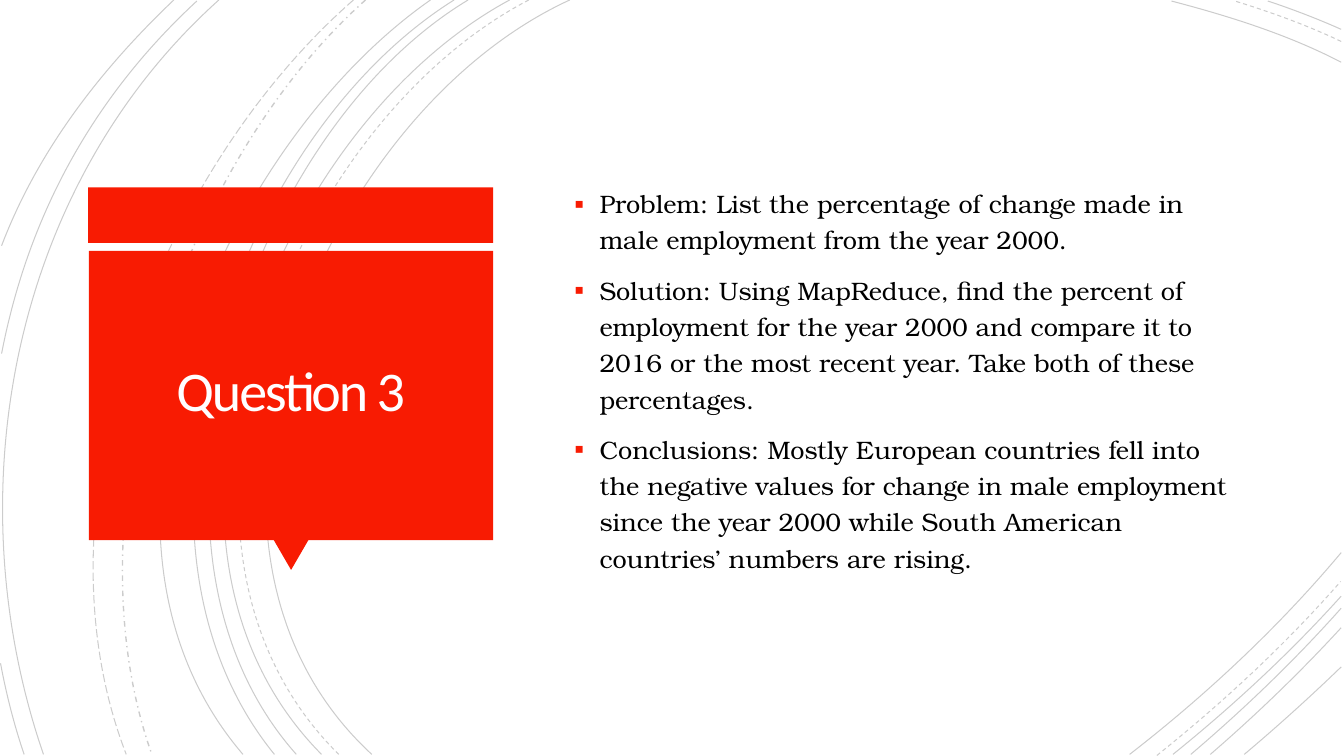
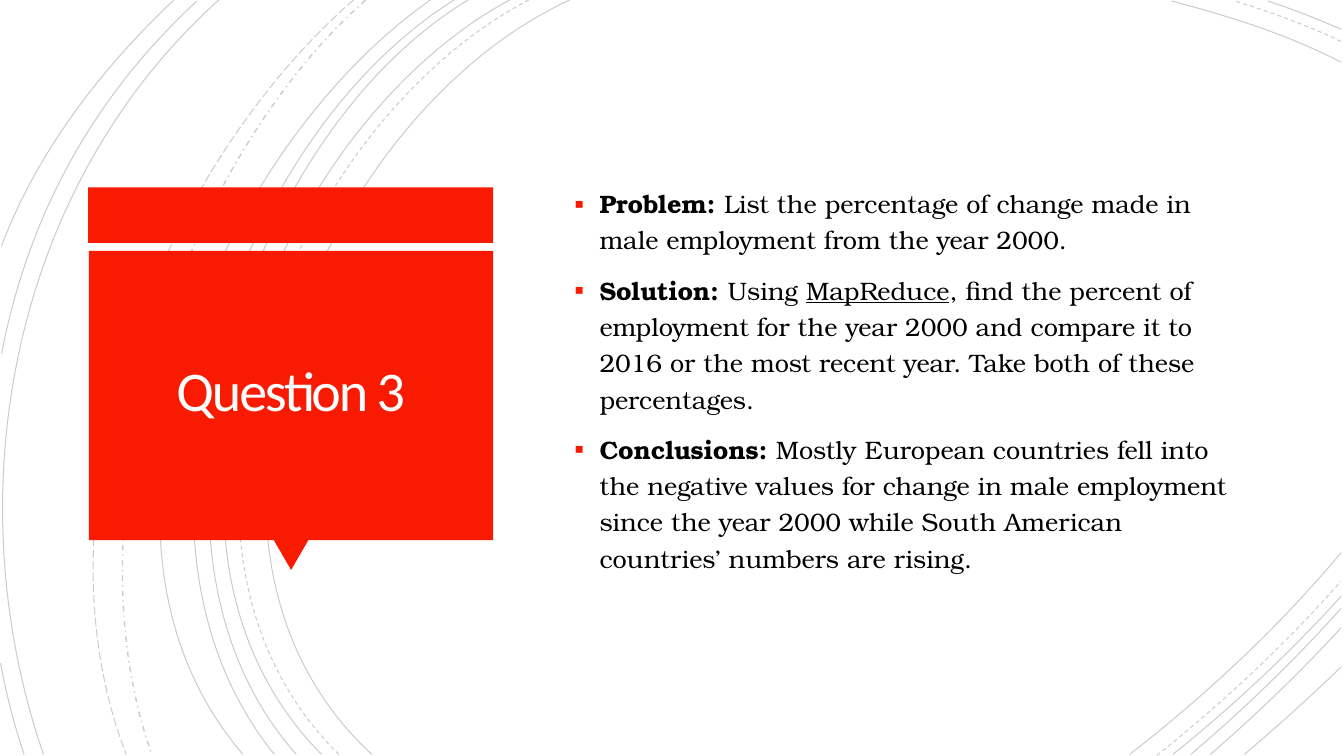
Before and after one commit to cordellsl/Project2, a slide deck: slide 4 of Project 2 Presentation.pptx. Drawn at 1344x756 pixels with LibreOffice and Linux fonts; fonts in the diff are those of the drawing. Boxes give left, top, right and bottom in pixels: in the first picture for what was removed or moved away, otherwise in the second. Text is boxed around its words. In the diff, an @@ line names an element or a change of style, - is before the commit and + after.

```diff
--- a/Project 2 Presentation.pptx
+++ b/Project 2 Presentation.pptx
@@ text "Problem: List the percentage of ..." at <box>600,194,1226,574</box>: bold on in "Problem:", "Solution:", "Conclusions:"; underline on in "MapReduce," @@
```
Also in this commit, not shown: 4 other slides changed.
